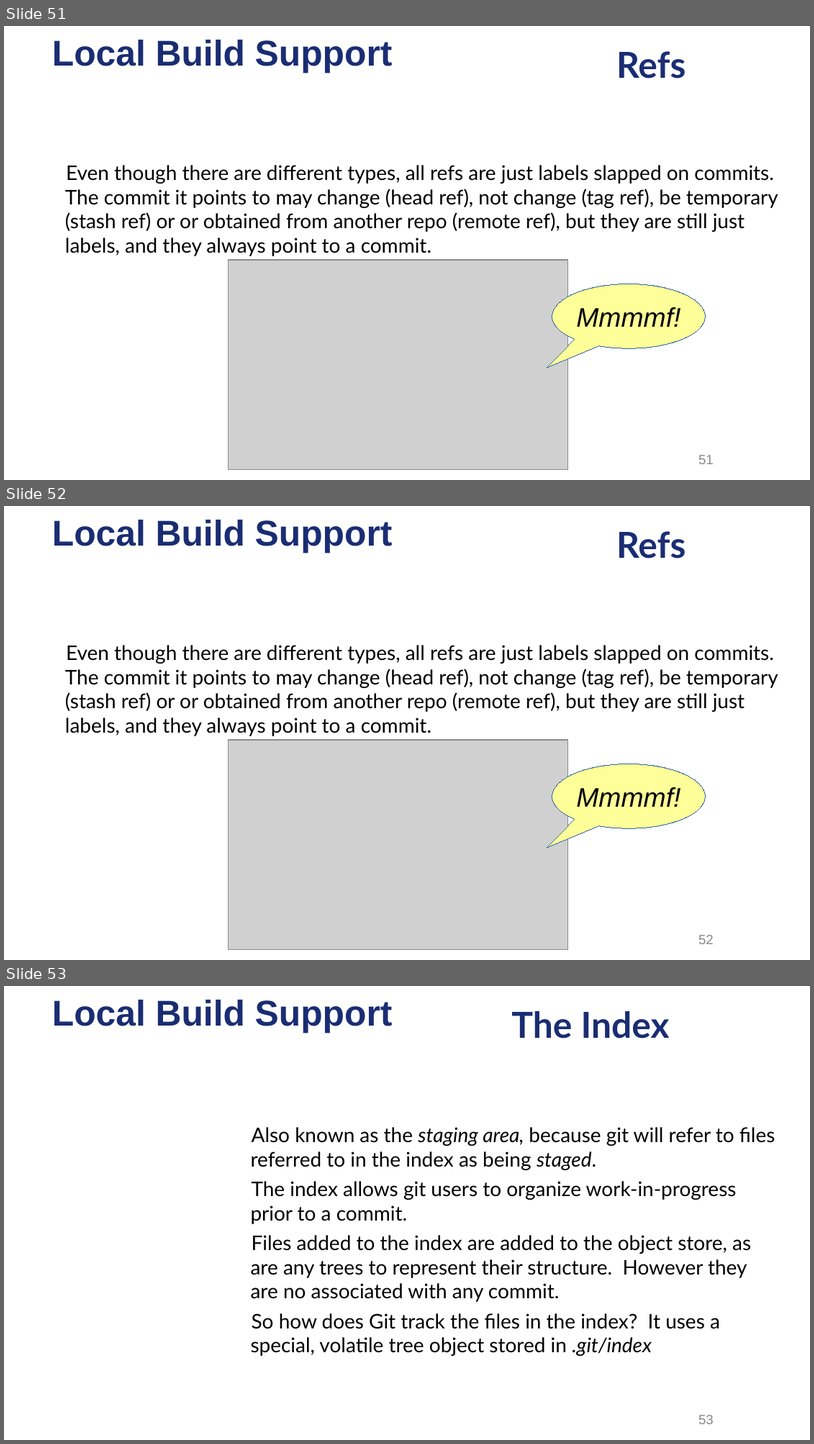
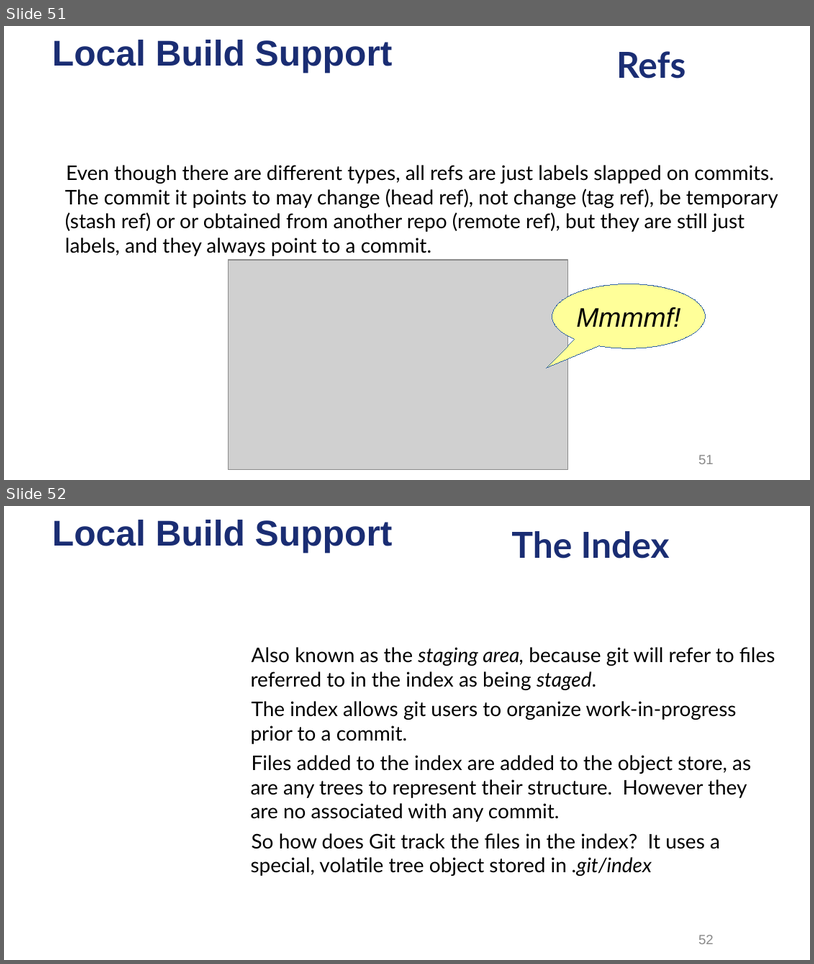
Before and after one commit to ysgard/git-presentation, a slide deck: Dive into Git.odp. Shown one above the other, each under a label of ours: slides 51, 52 and 53 before the commit, slides 51 and 52 after it. The pictures are 814x1444 and 814x964 pixels, drawn with LibreOffice and Linux fonts; fonts in the diff are those of the drawing; grey boxes stand for pictures; background and template pictures are left out. Boxes give left, top, right and bottom in pixels: in the first picture for what was removed or moved away, otherwise in the second. Text is boxed around its words. In the diff, an @@ line names an element or a change of style, - is before the commit and + after.

```diff
--- a/Dive into Git.odp
+++ b/Dive into Git.odp
@@ slide 52 removed at <box>4,506,810,960</box>, background picture (left out); not listed: 1 template element that a slide beside it also shows @@
@@ title removed at <box>617,531,686,559</box> @@
-Refs
@@ subtitle removed at <box>65,645,779,736</box> @@
-● Even though there are different types, all refs are just labels slapped on commits. The commit it points to may change (head ref), not change (tag ref), be temporary (stash ref) or or obtained from another repo (remote ref), but they are still just labels, and they always point to a commit.
@@ picture removed at <box>228,740,568,950</box> @@
@@ speech bubble removed at <box>553,764,705,829</box> @@
-Mmmmf!
@@ page number removed at <box>699,935,714,944</box> @@
-52
@@ what was slide 53 is now slide 52 @@
@@ page number at <box>699,935,714,944</box>: text changed @@
-53
+52
```
Also in this commit, not shown: 5 slides changed, 11 slides added, 1 other slide removed, 10 other files.
